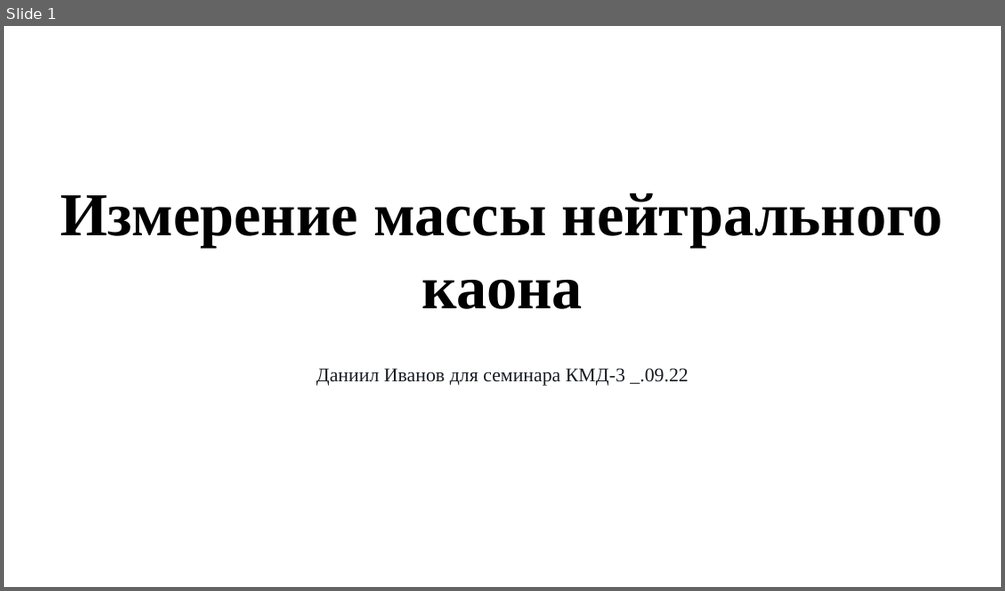
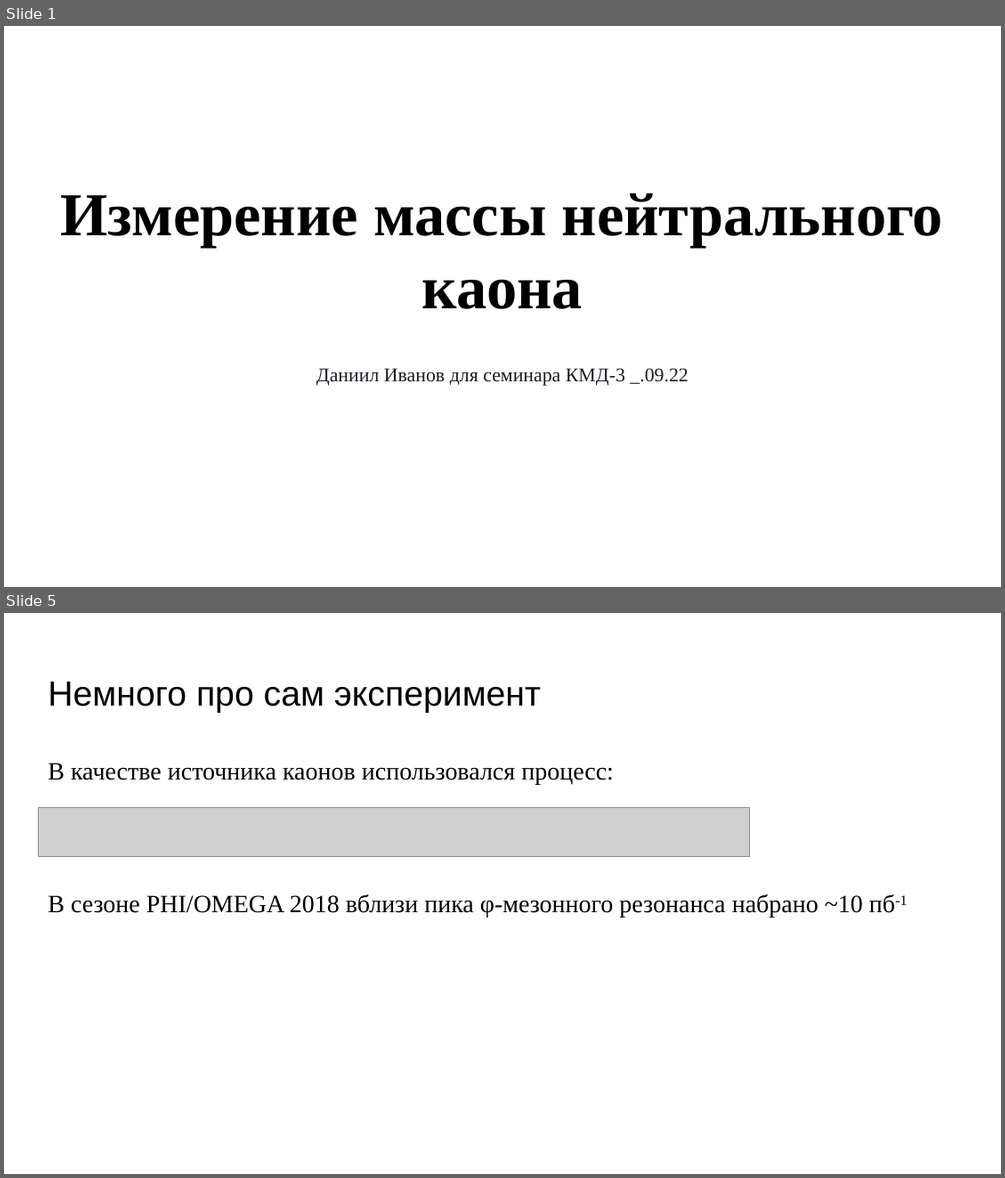
Before and after one commit to AliensWithdrawPeople/KaonMassMeasure, a slide deck: presentation and text/Семинар КМД.pptx. Shown one above the other, each under a label of ours: slide 1 before the commit, slides 1 and 5 after it; the slides between them are not shown. The pictures are 1005x591 and 1005x1178 pixels, drawn with LibreOffice and Linux fonts; fonts in the diff are those of the drawing; grey boxes stand for pictures. Boxes give left, top, right and bottom in pixels: in the first picture for what was removed or moved away, otherwise in the second. Text is boxed around its words. In the diff, an @@ line names an element or a change of style, - is before the commit and + after.

```diff
--- a/presentation and text/Семинар КМД.pptx
+++ b/presentation and text/Семинар КМД.pptx
@@ slide 5 added at (4, 613, 1001, 1174), background #FFFFFF @@
@@ title added at (48, 682, 541, 713), 25.2 pt, text #000000 @@
+Немного про сам эксперимент
@@ text added at (48, 763, 614, 785), 18 pt, text #000000 @@
+В качестве источника каонов использовался процесс:
@@ picture added at (38, 807, 750, 856) @@
@@ text added at (48, 894, 906, 917), 18 pt, text #000000 @@
+В сезоне PHI/OMEGA 2018 вблизи пика φ-мезонного резонанса набрано ~10 пб-1
```
Also in this commit, not shown: 4 slides changed, 12 other slides added, 1 slide removed.
